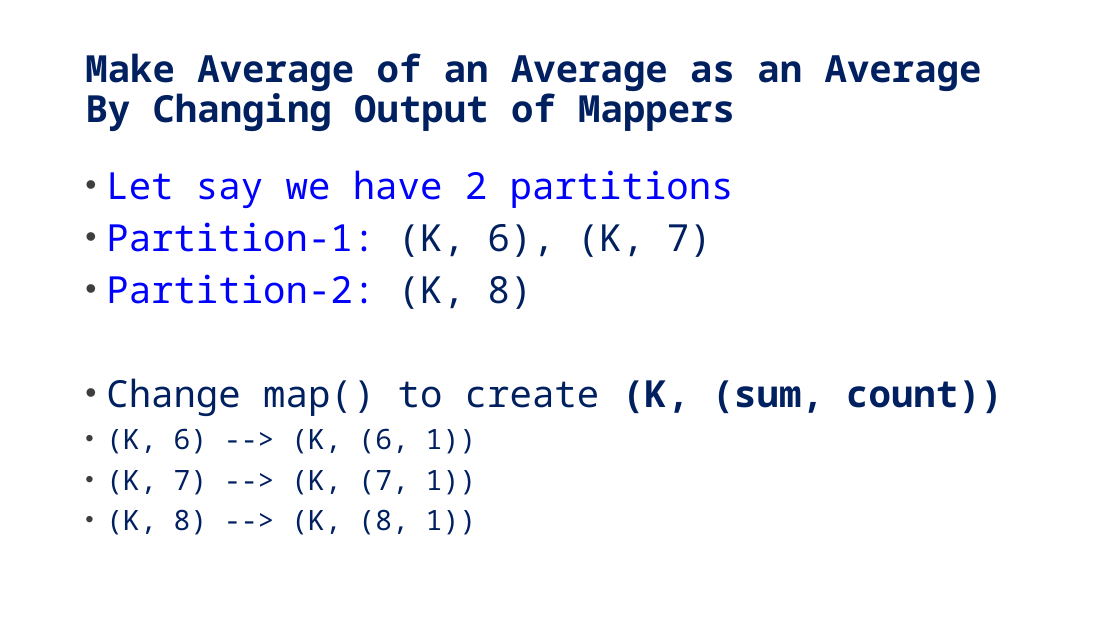
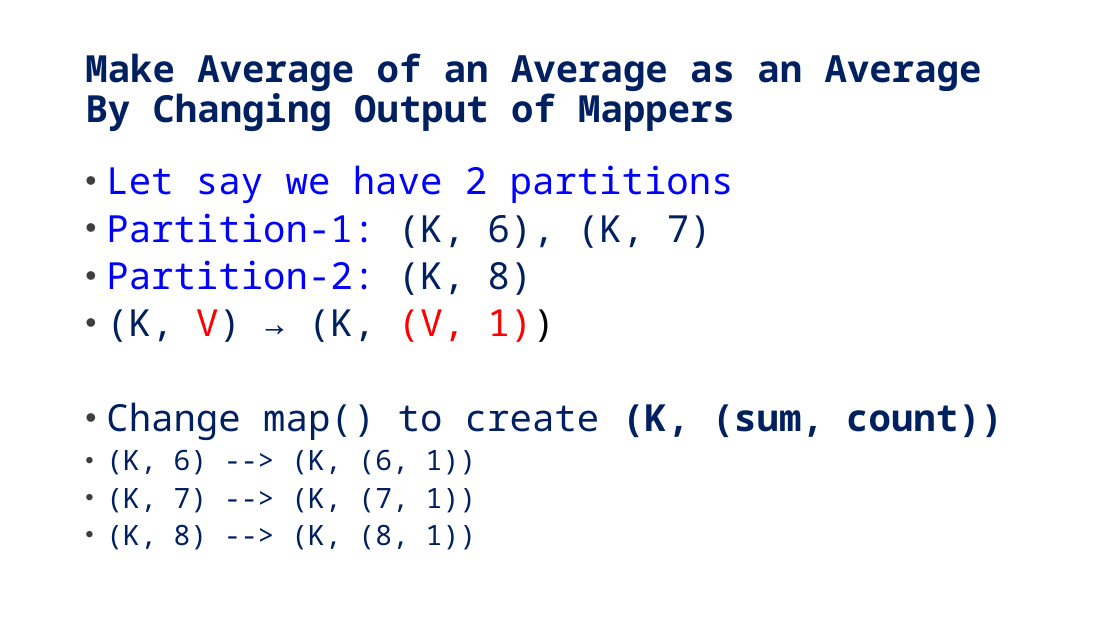
Before and after one commit to mahmoudparsian/big-data-mapreduce-course, a slide deck: slide 25 of slides/mapreduce/3.1_combiners_in_mapreduce.pptx. Drawn at 1120x630 pixels with LibreOffice and Linux fonts; fonts in the diff are those of the drawing; background and template pictures are left out. Boxes give left, top, right and bottom in pixels: in the first picture for what was removed or moved away, otherwise in the second. Text is boxed around its words. In the diff, an @@ line names an element or a change of style, - is before the commit and + after.

```diff
--- a/slides/mapreduce/3.1_combiners_in_mapreduce.pptx
+++ b/slides/mapreduce/3.1_combiners_in_mapreduce.pptx
@@ text at [106, 165, 1003, 550]: line spacing 1 to 0.9 @@
@@ text at [106, 309, 555, 342]: paragraph added @@
+• (K, V) → (K, (V, 1))
```
Also in this commit, not shown: 2 other slides changed, 1 other file.
